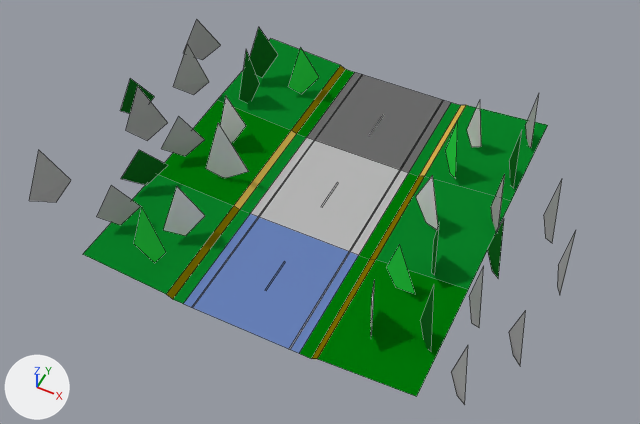
The Blender file models/title_track.blend: old version first, new version second.
One viewpoint serves both versions: a 50 mm camera at (8.65, -12.1, 21.49) aimed at (0.23, 4.74, 0.43). The axes (+X, +Y, +Z) are drawn at lower left. The lights are the same throughout. Mesh edges are drawn as thin lines.

The first picture shows 'track'.
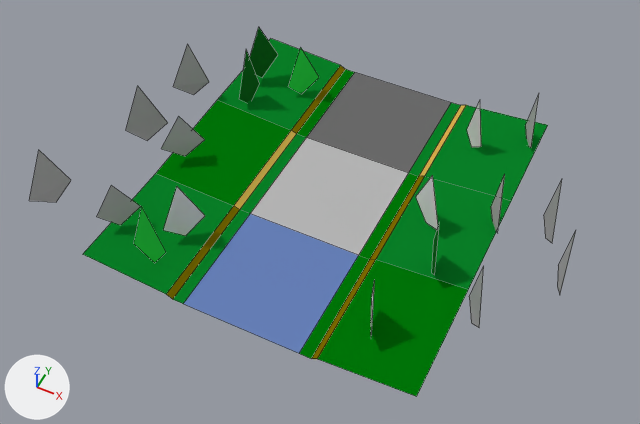
Commit message: fixed track display fixed vgroup cam pos

What changed in the scene script:
```text
Change mat_bb_dual:
    mat_bb_dual.base_color: (0.0267, 0.733, 0.0678) -> (0.00639, 0.133, 0.0132)  # green #2dde4a -> dark green #13661e
Add mat_33_dual:
    mat_33_dual = diffuse_material('33_dual')
    mat_33_dual.base_color = (0.0267, 0.733, 0.0678)  # green #2dde4a
Change me_track_000:
    used by ob_track; location = (0.0, 0.0, 0.0)
    remove me_track_000.from_pydata(...)  # 187 vertices, 61 faces, 2 loose edges; spans x -7.9..8.0, y 0.0..12.0, z 0.0..3.0
    remove me_track_000.materials.append(mat_22_dual)  # white #fafafa
    add me_track_000.from_pydata(...)  # 108 vertices, 40 faces; spans x -7.9..8.0, y 0.0..12.0, z 0.0..2.9
    me_track_000 part 1: 17 loose pieces with 76 vertices, spanning x -7.9..7.7, y 0.0..12.0, z 0.0..3.0, are deleted
    remove me_track_000.materials.append(mat_cc_dual)  # dark green #13661e
    add me_track_000.materials.append(mat_33_dual)  # green #2dde4a
```

Where the change shows, as pixel boxes [x1, y1, x2, y2] in the pictures (640 x 424 px):
'track', recoloured, reshaped: before [29, 20, 576, 405]; after [29, 27, 576, 397]
part 1 of me_track_000, deleted: before [121, 20, 526, 405]
